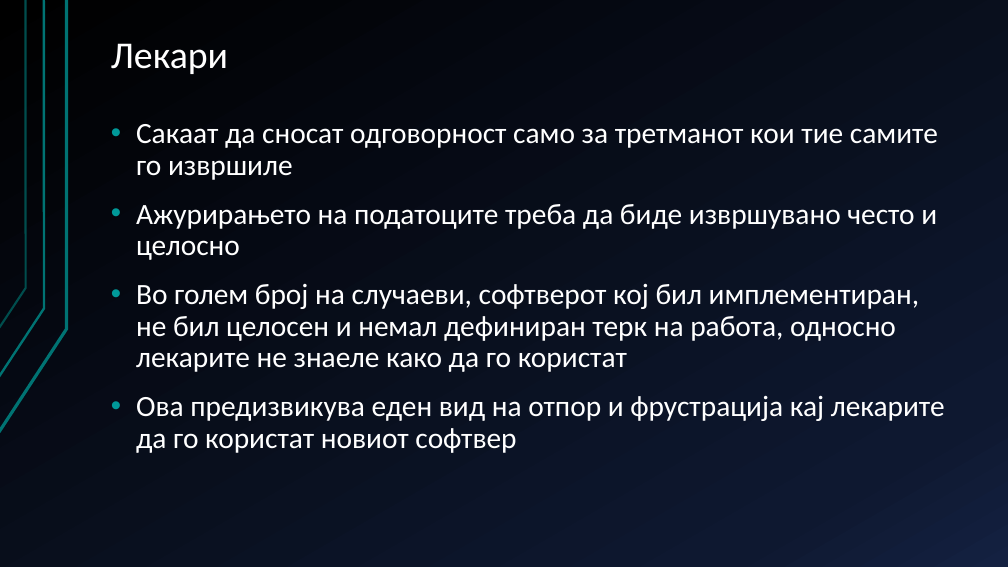
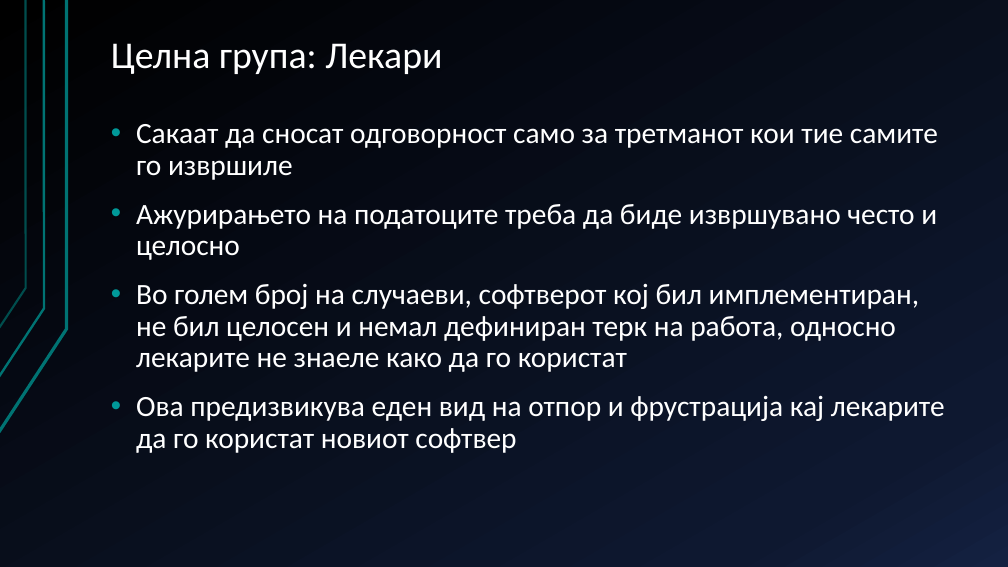
Before and after one commit to AlenDosev/Master, a slide deck: slide 17 of Master.pptx (slide 18 before the commit). Drawn at 1008x567 pixels with LibreOffice and Linux fonts; fonts in the diff are those of the drawing. Boxes give left, top, right and bottom in pixels: in the first picture for what was removed or moved away, otherwise in the second. Text is boxed around its words. In the diff, an @@ line names an element or a change of style, - is before the commit and + after.

```diff
--- a/Master.pptx
+++ b/Master.pptx
@@ title at <box>111,43,442,74</box>: text changed @@
-Лекари
+Целнa групa: Лекари
```
Also in this commit, not shown: 4 other slides changed, 3 slides added, 2 slides removed.
